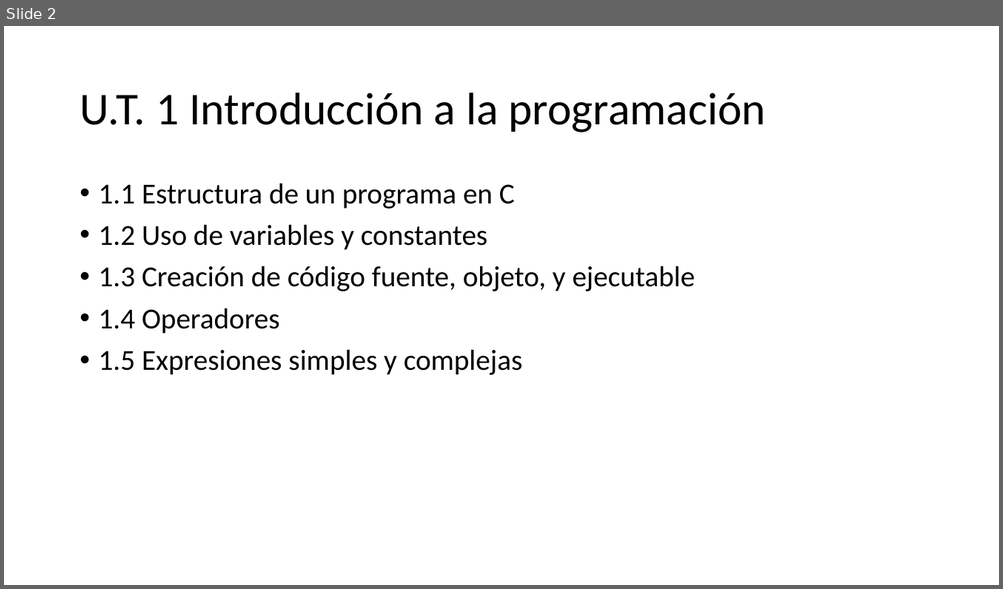
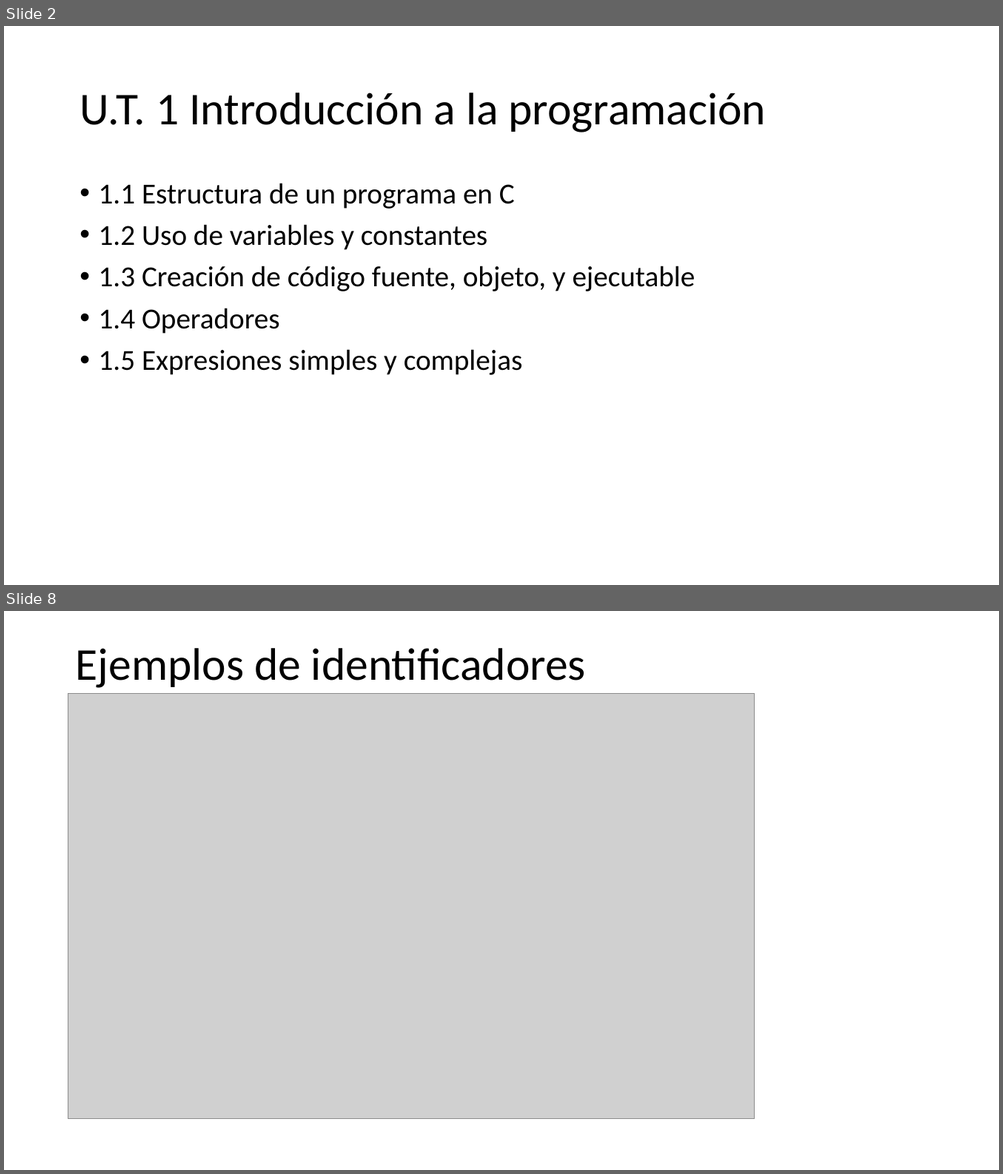
Before and after one commit to programacionestructurada/2021-2, a slide deck: U1_Introduccion_a_la_programacion/U1.pptx. Shown one above the other, each under a label of ours: slide 2 before the commit, slides 2 and 8 after it; the slides between them are not shown. The pictures are 1003x589 and 1003x1174 pixels, drawn with LibreOffice and Linux fonts; fonts in the diff are those of the drawing; grey boxes stand for pictures. Boxes give left, top, right and bottom in pixels: in the first picture for what was removed or moved away, otherwise in the second. Text is boxed around its words. In the diff, an @@ line names an element or a change of style, - is before the commit and + after.

```diff
--- a/U1_Introduccion_a_la_programacion/U1.pptx
+++ b/U1_Introduccion_a_la_programacion/U1.pptx
@@ slide 8 added at <box>4,611,999,1170</box>, background #FFFFFF @@
@@ title added at <box>76,648,586,688</box>, 44 pt, text #000000 @@
+Ejemplos de identificadores
@@ picture added at <box>68,694,754,1120</box> @@
```
Also in this commit, not shown: 1 slide changed, 8 other slides added, 1 slide removed, 1 other file.
